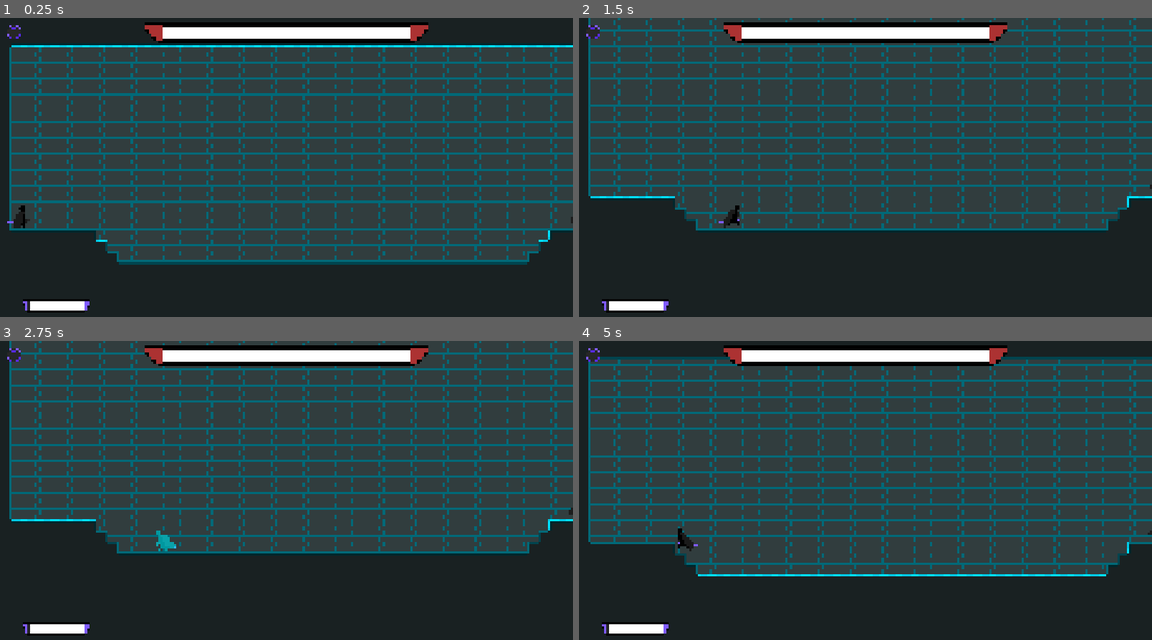
Above: before the commit, frames 1-4 (two rows, left to right).
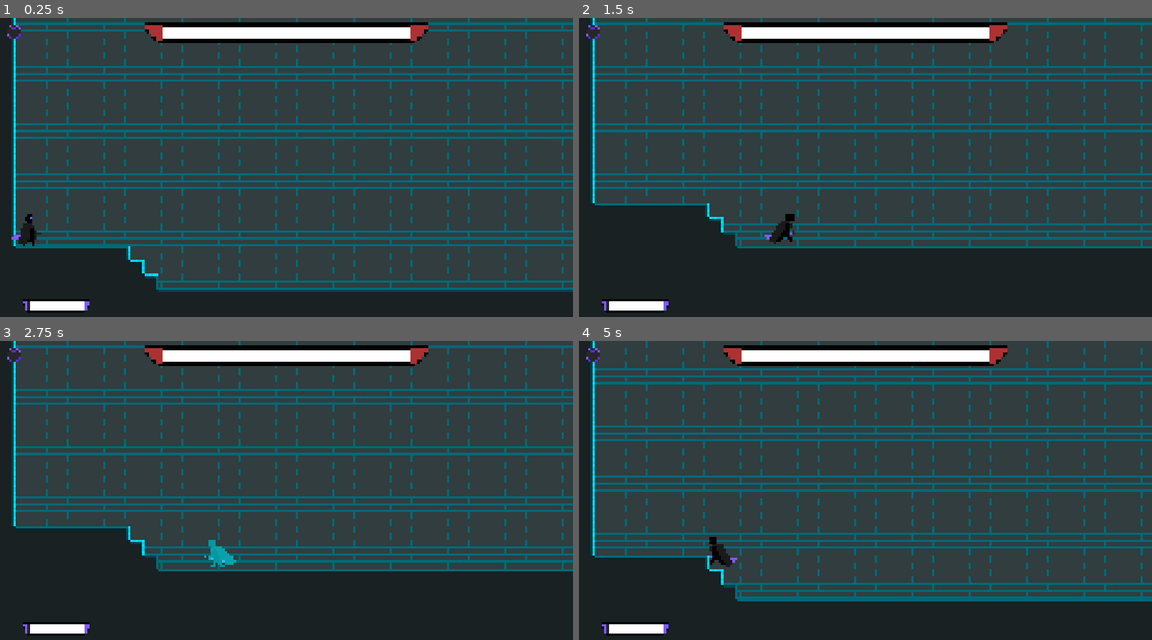
Above: after the commit, the same moments.

Repository: AnejMajnik/soulsvania
Game: Godot game, scene res://scenes/boss_fight_2.tscn
Two runs of this game, one before a commit and one after it. Both use one fixed random seed, a clock stepped at 60 frames per second and the inputs below. Sound files missing from this copy of the repository are replaced by a short silence.
Inputs (mouse positions are in pixels of both pictures, inside the frame that each line leads up to):
- Up to frame 1 (0.25 s): no input
- Up to frame 2 (1.5 s): tap Enter at 0.5 s; move the mouse to (991, 161) at 0.52 s; hold D (move_right) from 0.53 s (still down); click (991, 161) at 0.6 s; tap Space (jump) at 0.77 s; tap Shift (dash) at 0.8, 1.35 s; move the mouse to (750, 194) at 1.27 s
- Up to frame 3 (2.75 s): tap Space (jump) at 1.52 s; click (171, 517) at 1.55 s; move the mouse to (343, 430) at 2.02 s; release D (move_right) at 2.03 s; hold A (move_left) from 2.03 s (still down); click (343, 430) at 2.1 s; tap Shift (dash) at 2.3 s
- Up to frame 4 (5 s): move the mouse to (836, 565) at 2.77 s; release A (move_left) at 2.78 s; hold D (move_right) 2.78-4.28 s; right-click (836, 565) at 2.85 s; tap Space (jump) at 3.02, 3.77, 4.52 s; click (836, 565) at 3.05 s; move the mouse to (1037, 550) at 3.52 s; tap Shift (dash) at 3.6 s; move the mouse to (693, 454) at 4.27 s; hold A (move_left) from 4.28 s (still down); click (693, 454) at 4.35 s

The runs differ from the first frame. In frame 1, 35% of the frame differs, in the area x 1-100%, y 0-92%; in frame 2, 25%; in frame 3, 25%; in frame 4, 33%.

Commit message:
Basic BT

Diff:
--- a/scenes/boss_fight_2.tscn
+++ b/scenes/boss_fight_2.tscn
@@ -65,7 +65,7 @@
 
 [node name="Camera2D" type="Camera2D" parent="Player" unique_id=315314557]
 position = Vector2(0, -75)
-zoom = Vector2(3, 3)
+zoom = Vector2(4, 4)
 limit_left = -465
 limit_right = 495
 position_smoothing_speed = 1.0
--- a/scenes/bosses/reaper_boss/reaper_boss.tscn
+++ b/scenes/bosses/reaper_boss/reaper_boss.tscn
@@ -3,12 +3,39 @@
 [ext_resource type="Script" uid="uid://cfr6oucfc21od" path="res://scripts/reaper_boss/reaper_boss.gd" id="1_2y1lr"]
 [ext_resource type="Shader" uid="uid://bpsvo5k515uov" path="res://shaders/flash.gdshader" id="2_53llj"]
 [ext_resource type="Texture2D" uid="uid://b3khexsvcc0am" path="res://assets/spritesheets/reaper.png" id="2_qblgn"]
+[ext_resource type="AudioStream" uid="uid://bympooo02yxeq" path="res://assets/sounds/hit.wav" id="4_53llj"]
+[ext_resource type="Script" uid="uid://dg50vd42bmary" path="res://scripts/behavior_tree/selector.gd" id="5_axcfw"]
+[ext_resource type="Script" uid="uid://ckngvo7cem0r4" path="res://scripts/behavior_tree/sequence.gd" id="6_epqei"]
+[ext_resource type="Script" uid="uid://bm52oqs0wa6dk" path="res://scripts/reaper_boss/behavior_tree/condition_in_range.gd" id="7_yu1bn"]
+[ext_resource type="Script" uid="uid://1nb30evmdaf1" path="res://scripts/reaper_boss/behavior_tree/action_attack.gd" id="8_yu1bn"]
+[ext_resource type="Script" uid="uid://di8q82nr2lr0o" path="res://scripts/reaper_boss/behavior_tree/condition_in_sight.gd" id="9_fa58e"]
+[ext_resource type="Script" uid="uid://bv7ekf856v48e" path="res://scripts/reaper_boss/behavior_tree/action_chase.gd" id="10_njlho"]
 
 [sub_resource type="ShaderMaterial" id="ShaderMaterial_qblgn"]
 shader = ExtResource("2_53llj")
 shader_parameter/flash_color = Color(1, 1, 1, 1)
 shader_parameter/flash_amount = 0.0
 
+[sub_resource type="AtlasTexture" id="AtlasTexture_yu1bn"]
+atlas = ExtResource("2_qblgn")
+region = Rect2(0, 256, 128, 128)
+
+[sub_resource type="AtlasTexture" id="AtlasTexture_fa58e"]
+atlas = ExtResource("2_qblgn")
+region = Rect2(128, 256, 128, 128)
+
+[sub_resource type="AtlasTexture" id="AtlasTexture_njlho"]
+atlas = ExtResource("2_qblgn")
+region = Rect2(256, 256, 128, 128)
+
+[sub_resource type="AtlasTexture" id="AtlasTexture_ham4e"]
+atlas = ExtResource("2_qblgn")
+region = Rect2(384, 256, 128, 128)
+
+[sub_resource type="AtlasTexture" id="AtlasTexture_jiko1"]
+atlas = ExtResource("2_qblgn")
+region = Rect2(512, 256, 128, 128)
+
 [sub_resource type="AtlasTexture" id="AtlasTexture_53llj"]
 atlas = ExtResource("2_qblgn")
 region = Rect2(0, 0, 128, 128)
@@ -24,9 +51,45 @@
 [sub_resource type="AtlasTexture" id="AtlasTexture_epqei"]
 atlas = ExtResource("2_qblgn")
 region = Rect2(384, 0, 128, 128)
+
+[sub_resource type="AtlasTexture" id="AtlasTexture_m31w0"]
+atlas = ExtResource("2_qblgn")
+region = Rect2(0, 128, 128, 128)
+
+[sub_resource type="AtlasTexture" id="AtlasTexture_kynmp"]
+atlas = ExtResource("2_qblgn")
+region = Rect2(128, 128, 128, 128)
+
+[sub_resource type="AtlasTexture" id="AtlasTexture_apfft"]
+atlas = ExtResource("2_qblgn")
+region = Rect2(256, 128, 128, 128)
+
+[sub_resource type="AtlasTexture" id="AtlasTexture_6yixl"]
+atlas = ExtResource("2_qblgn")
+region = Rect2(384, 128, 128, 128)
 
 [sub_resource type="SpriteFrames" id="SpriteFrames_nrent"]
 animations = [{
+"frames": [{
+"duration": 1.0,
+"texture": SubResource("AtlasTexture_yu1bn")
+}, {
+"duration": 1.0,
+"texture": SubResource("AtlasTexture_fa58e")
+}, {
+"duration": 1.0,
+"texture": SubResource("AtlasTexture_njlho")
+}, {
+"duration": 1.0,
+"texture": SubResource("AtlasTexture_ham4e")
+}, {
+"duration": 1.0,
+"texture": SubResource("AtlasTexture_jiko1")
+}],
+"loop": 0,
+"name": &"attack_combo",
+"speed": 10.0
+}, {
 "frames": [{
 "duration": 1.0,
 "texture": SubResource("AtlasTexture_53llj")
@@ -43,7 +106,146 @@
 "loop": 1,
 "name": &"idle",
 "speed": 5.0
+}, {
+"frames": [{
+"duration": 1.0,
+"texture": SubResource("AtlasTexture_m31w0")
+}, {
+"duration": 1.0,
+"texture": SubResource("AtlasTexture_kynmp")
+}, {
+"duration": 1.0,
+"texture": SubResource("AtlasTexture_apfft")
+}, {
+"duration": 1.0,
+"texture": SubResource("AtlasTexture_6yixl")
+}],
+"loop": 1,
+"name": &"move",
+"speed": 5.0
 }]
+
+[sub_resource type="Animation" id="Animation_njlho"]
+length = 0.001
+tracks/0/type = "value"
+tracks/0/imported = false
+tracks/0/enabled = true
+tracks/0/path = NodePath("AnimatedSprite2D:animation")
+tracks/0/interp = 1
+tracks/0/loop_wrap = true
+tracks/0/keys = {
+"times": PackedFloat32Array(0),
+"transitions": PackedFloat32Array(1),
+"update": 1,
+"values": [&"idle"]
+}
+tracks/1/type = "value"
+tracks/1/imported = false
+tracks/1/enabled = true
+tracks/1/path = NodePath("AnimatedSprite2D:frame")
+tracks/1/interp = 1
+tracks/1/loop_wrap = true
+tracks/1/keys = {
+"times": PackedFloat32Array(0),
+"transitions": PackedFloat32Array(1),
+"update": 1,
+"values": [0]
+}
+
+[sub_resource type="Animation" id="Animation_jiko1"]
+resource_name = "attack_combo"
+length = 0.7
+step = 0.1
+tracks/0/type = "value"
+tracks/0/imported = false
+tracks/0/enabled = true
+tracks/0/path = NodePath("AnimatedSprite2D:animation")
+tracks/0/interp = 1
+tracks/0/loop_wrap = true
+tracks/0/keys = {
+"times": PackedFloat32Array(0),
+"transitions": PackedFloat32Array(1),
+"update": 1,
+"values": [&"attack_combo"]
+}
+tracks/1/type = "value"
+tracks/1/imported = false
+tracks/1/enabled = true
+tracks/1/path = NodePath("AnimatedSprite2D:frame")
+tracks/1/interp = 1
+tracks/1/loop_wrap = true
+tracks/1/keys = {
+"times": PackedFloat32Array(0, 0.1, 0.3, 0.4, 0.6),
+"transitions": PackedFloat32Array(1, 1, 1, 1, 1),
+"update": 1,
+"values": [0, 1, 2, 3, 4]
+}
+
+[sub_resource type="Animation" id="Animation_ham4e"]
+resource_name = "idle"
+length = 0.8
+step = 0.2
+tracks/0/type = "value"
+tracks/0/imported = false
+tracks/0/enabled = true
+tracks/0/path = NodePath("AnimatedSprite2D:animation")
+tracks/0/interp = 1
+tracks/0/loop_wrap = true
+tracks/0/keys = {
+"times": PackedFloat32Array(0),
+"transitions": PackedFloat32Array(1),
+"update": 1,
+"values": [&"idle"]
+}
+tracks/1/type = "value"
+tracks/1/imported = false
+tracks/1/enabled = true
+tracks/1/path = NodePath("AnimatedSprite2D:frame")
+tracks/1/interp = 1
+tracks/1/loop_wrap = true
+tracks/1/keys = {
+"times": PackedFloat32Array(0, 0.2, 0.4, 0.6),
+"transitions": PackedFloat32Array(1, 1, 1, 1),
+"update": 1,
+"values": [0, 1, 2, 3]
+}
+
+[sub_resource type="Animation" id="Animation_m31w0"]
+resource_name = "move"
+length = 0.8
+step = 0.2
+tracks/0/type = "value"
+tracks/0/imported = false
+tracks/0/enabled = true
+tracks/0/path = NodePath("AnimatedSprite2D:animation")
+tracks/0/interp = 1
+tracks/0/loop_wrap = true
+tracks/0/keys = {
+"times": PackedFloat32Array(0),
+"transitions": PackedFloat32Array(1),
+"update": 1,
+"values": [&"move"]
+}
+tracks/1/type = "value"
+tracks/1/imported = false
+tracks/1/enabled = true
+tracks/1/path = NodePath("AnimatedSprite2D:frame")
+tracks/1/interp = 1
+tracks/1/loop_wrap = true
+tracks/1/keys = {
+"times": PackedFloat32Array(0, 0.2, 0.4, 0.6),
+"transitions": PackedFloat32Array(1, 1, 1, 1),
+"update": 1,
+"values": [0, 1, 2, 3]
+}
+
+[sub_resource type="AnimationLibrary" id="AnimationLibrary_jiko1"]
+_data = {
+&"RESET": SubResource("Animation_njlho"),
+&"attack_combo": SubResource("Animation_jiko1"),
+&"idle": SubResource("Animation_ham4e"),
+&"move": SubResource("Animation_m31w0")
+}
 
 [sub_resource type="CapsuleShape2D" id="CapsuleShape2D_nrent"]
 radius = 9.0
@@ -58,8 +260,44 @@
 position = Vector2(-2, -12)
 sprite_frames = SubResource("SpriteFrames_nrent")
 animation = &"idle"
-frame_progress = 0.51202357
+
+[node name="AnimationPlayer" type="AnimationPlayer" parent="." unique_id=909619309]
+libraries/ = SubResource("AnimationLibrary_jiko1")
 
 [node name="CollisionShape2D" type="CollisionShape2D" parent="." unique_id=2094913173]
 position = Vector2(0, 3)
 shape = SubResource("CapsuleShape2D_nrent")
+
+[node name="Sounds" type="Node2D" parent="." unique_id=1101772304]
+
+[node name="Hit" type="AudioStreamPlayer2D" parent="Sounds" unique_id=405934460]
+stream = ExtResource("4_53llj")
+
+[node name="BehaviorTree" type="Node" parent="." unique_id=518066950]
+unique_name_in_owner = true
+script = ExtResource("5_axcfw")
+metadata/_custom_type_script = "uid://dg50vd42bmary"
+
+[node name="SequenceAttack" type="Node" parent="BehaviorTree" unique_id=804076570]
+script = ExtResource("6_epqei")
+metadata/_custom_type_script = "uid://ckngvo7cem0r4"
+
+[node name="ConditionInRange" type="Node" parent="BehaviorTree/SequenceAttack" unique_id=359328461]
+script = ExtResource("7_yu1bn")
+metadata/_custom_type_script = "uid://dc8g47p2847ar"
+
+[node name="ActionAttack" type="Node" parent="BehaviorTree/SequenceAttack" unique_id=52633068]
+script = ExtResource("8_yu1bn")
+metadata/_custom_type_script = "uid://dc8g47p2847ar"
+
+[node name="SequenceChase" type="Node" parent="BehaviorTree" unique_id=652238152]
+script = ExtResource("6_epqei")
+metadata/_custom_type_script = "uid://ckngvo7cem0r4"
+
+[node name="ConditionInSight" type="Node" parent="BehaviorTree/SequenceChase" unique_id=244998156]
+script = ExtResource("9_fa58e")
+metadata/_custom_type_script = "uid://dc8g47p2847ar"
+
+[node name="ActionChase" type="Node" parent="BehaviorTree/SequenceChase" unique_id=205532277]
+script = ExtResource("10_njlho")
+metadata/_custom_type_script = "uid://dc8g47p2847ar"
--- a/scenes/bosses/slime_boss.tscn
+++ b/scenes/bosses/slime_boss.tscn
@@ -16,7 +16,7 @@
 [ext_resource type="Script" uid="uid://cxll1lw1pu6sb" path="res://scripts/slime_boss/states/jump_attack.gd" id="11_wsf8t"]
 [ext_resource type="Script" uid="uid://c8o25hqypk5e4" path="res://scripts/slime_boss/states/rain_attack.gd" id="12_3dmgr"]
 [ext_resource type="Script" uid="uid://4wrbqyp2el54" path="res://scripts/slime_boss/states/dead.gd" id="14_ejojs"]
-[ext_resource type="AudioStream" uid="uid://bympooo02yxeq" path="res://assets/sounds/slime_hit.wav" id="15_w47pt"]
+[ext_resource type="AudioStream" uid="uid://bympooo02yxeq" path="res://assets/sounds/hit.wav" id="15_w47pt"]
 [ext_resource type="AudioStream" uid="uid://dtm6kdfjh0o3d" path="res://assets/sounds/wings.wav" id="17_7vgh7"]
 [ext_resource type="AudioStream" uid="uid://imr3wmg4ttkk" path="res://assets/sounds/slam.wav" id="19_tdnwx"]
 [ext_resource type="AudioStream" uid="uid://dd8x22pm7xsee" path="res://assets/sounds/slime_death.wav" id="21_agodo"]
--- /dev/null
+++ b/scripts/behavior_tree/behavior_tree.gd
@@ -0,0 +1,7 @@
+extends Node
+class_name BTNode
+
+enum Status { SUCCESS, FAILURE, RUNNING }
+
+func tick(delta: float) -> Status:
+	return Status.FAILURE
--- /dev/null
+++ b/scripts/behavior_tree/composite.gd
@@ -0,0 +1,7 @@
+extends BTNode
+class_name Composite
+
+var current_child_index := 0
+
+func get_bt_children() -> Array:
+	return get_children()
--- /dev/null
+++ b/scripts/behavior_tree/leaf.gd
@@ -0,0 +1,2 @@
+extends BTNode
+class_name Leaf
--- /dev/null
+++ b/scripts/behavior_tree/selector.gd
@@ -0,0 +1,15 @@
+extends Composite
+class_name Selector
+
+func tick(delta: float) -> Status:
+	var children = get_bt_children()
+	for i in range(current_child_index, children.size()):
+		var result = children[i].tick(delta)
+		if result == Status.RUNNING:
+			current_child_index = i
+			return Status.RUNNING
+		if result == Status.SUCCESS:
+			current_child_index = 0
+			return Status.SUCCESS
+	current_child_index = 0
+	return Status.FAILURE
--- /dev/null
+++ b/scripts/behavior_tree/sequence.gd
@@ -0,0 +1,15 @@
+extends Composite
+class_name Sequence
+
+func tick(delta: float) -> Status:
+	var children = get_bt_children()
+	for i in range(current_child_index, children.size()):
+		var result = children[i].tick(delta)
+		if result == Status.RUNNING:
+			current_child_index = i
+			return Status.RUNNING
+		if result == Status.FAILURE:
+			current_child_index = 0
+			return Status.FAILURE
+	current_child_index = 0
+	return Status.SUCCESS
--- /dev/null
+++ b/scripts/reaper_boss/behavior_tree/action_attack.gd
@@ -0,0 +1,8 @@
+extends Leaf
+class_name ActionAttack
+
+@onready var boss = Autoload.boss_node
+
+func tick(delta: float) -> Status:
+	boss.play_animation("attack_combo")
+	return Status.RUNNING
--- /dev/null
+++ b/scripts/reaper_boss/behavior_tree/action_chase.gd
@@ -0,0 +1,21 @@
+extends Leaf
+class_name ActionChase
+
+@export var attack_range := 50
+@export var speed := 200
+@onready var boss = Autoload.boss_node
+@onready var player: Player = Autoload.player_node
+
+func tick(delta: float) -> Status:
+	boss.play_animation("move")
+
+	var distance = boss.global_position.distance_to(player.global_position)
+
+	if distance <= attack_range:
+		return Status.SUCCESS
+
+	var direction = (player.global_position - boss.global_position).normalized()
+	boss.velocity = direction * speed
+	boss.move_and_slide()
+
+	return Status.RUNNING
--- /dev/null
+++ b/scripts/reaper_boss/behavior_tree/condition_in_range.gd
@@ -0,0 +1,13 @@
+extends Leaf
+class_name ConditionInRange
+
+@export var attack_range := 50
+@onready var boss = Autoload.boss_node
+@onready var player: Player = Autoload.player_node
+
+func tick(delta: float) -> Status:
+	print("boss: ", boss, " | player: ", player)
+	var distance = boss.global_position.distance_to(player.global_position)
+	if distance <= attack_range:
+		return Status.SUCCESS
+	return Status.FAILURE
--- /dev/null
+++ b/scripts/reaper_boss/behavior_tree/condition_in_sight.gd
@@ -0,0 +1,12 @@
+extends Leaf
+class_name ConditionInSight
+
+@export var sight_range := 400
+@onready var boss = Autoload.boss_node
+@onready var player: Player = Autoload.player_node
+
+func tick(delta: float) -> Status:
+	var distance = boss.global_position.distance_to(player.global_position)
+	if distance <= sight_range:
+		return Status.SUCCESS
+	return Status.FAILURE
--- a/scripts/reaper_boss/reaper_boss.gd
+++ b/scripts/reaper_boss/reaper_boss.gd
@@ -1,20 +1,19 @@
 extends CharacterBody2D
-
-# Constants
-const MOVE_SPEED = 225.00
-const DECCELERATION_SPEED = 10
 
 var max_health: int = 200
 var health: int
 
 @onready var animated_sprite: AnimatedSprite2D = $AnimatedSprite2D
-
+@onready var animation_player: AnimationPlayer = $AnimationPlayer
+@onready var hit: AudioStreamPlayer2D = $Sounds/Hit
+@onready var behavior_tree: BTNode = %BehaviorTree
 
 signal health_changed(current: float, max: float)
 
-func _ready() -> void:
+func _enter_tree() -> void:
 	Autoload.boss_node = self
 
+func _ready() -> void:
 	health = max_health
 	animated_sprite.play("idle")
 
@@ -26,8 +25,25 @@
 func _set_flash(value: float) -> void:
 	animated_sprite.material.set_shader_parameter("flash_amount", value)
 
+func play_animation(anim_name: String) -> void:
+	animation_player.play(anim_name)
+
+func flip_sprite(value: bool) -> void:
+	animated_sprite.flip_h = value
+
+func auto_flip_check():
+	if velocity.x > 0:
+		flip_sprite(false)
+	elif velocity.x < 0:
+		flip_sprite(true)
+
 func take_damage(dmg: int) -> void:
 	health -= dmg
 	health_changed.emit(health, max_health)
 
 	flash_take_damage()
+	hit.play()
+
+func _physics_process(delta: float) -> void:
+	behavior_tree.tick(delta)
+	auto_flip_check()
Not shown, changed: assets/sounds/hit.wav.import
Binary file changed: assets/spritesheets/reaper.png
Not shown, added: scripts/behavior_tree/behavior_tree.gd.uid
Not shown, added: scripts/behavior_tree/composite.gd.uid
Not shown, added: scripts/behavior_tree/leaf.gd.uid
Not shown, added: scripts/behavior_tree/selector.gd.uid
Not shown, added: scripts/behavior_tree/sequence.gd.uid
Not shown, added: scripts/reaper_boss/behavior_tree/action_attack.gd.uid
Not shown, added: scripts/reaper_boss/behavior_tree/action_chase.gd.uid
Not shown, added: scripts/reaper_boss/behavior_tree/condition_in_range.gd.uid
Not shown, added: scripts/reaper_boss/behavior_tree/condition_in_sight.gd.uid
Not shown, added: assets/sounds/hit.wav
(and 1 more such lines)
